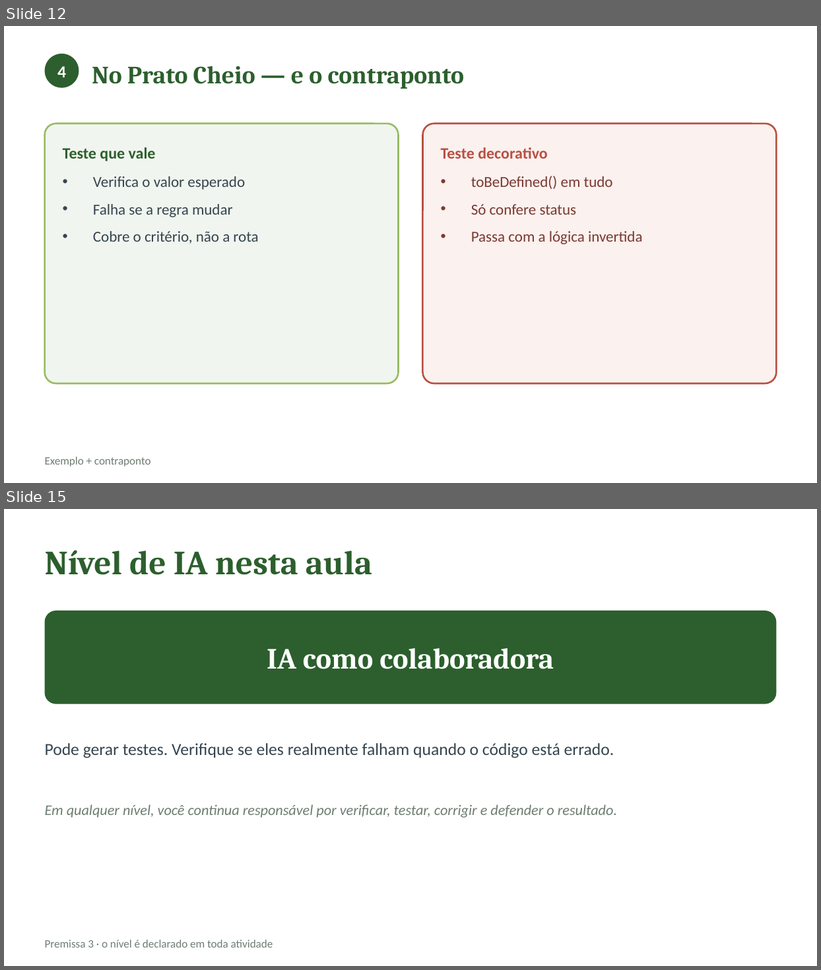
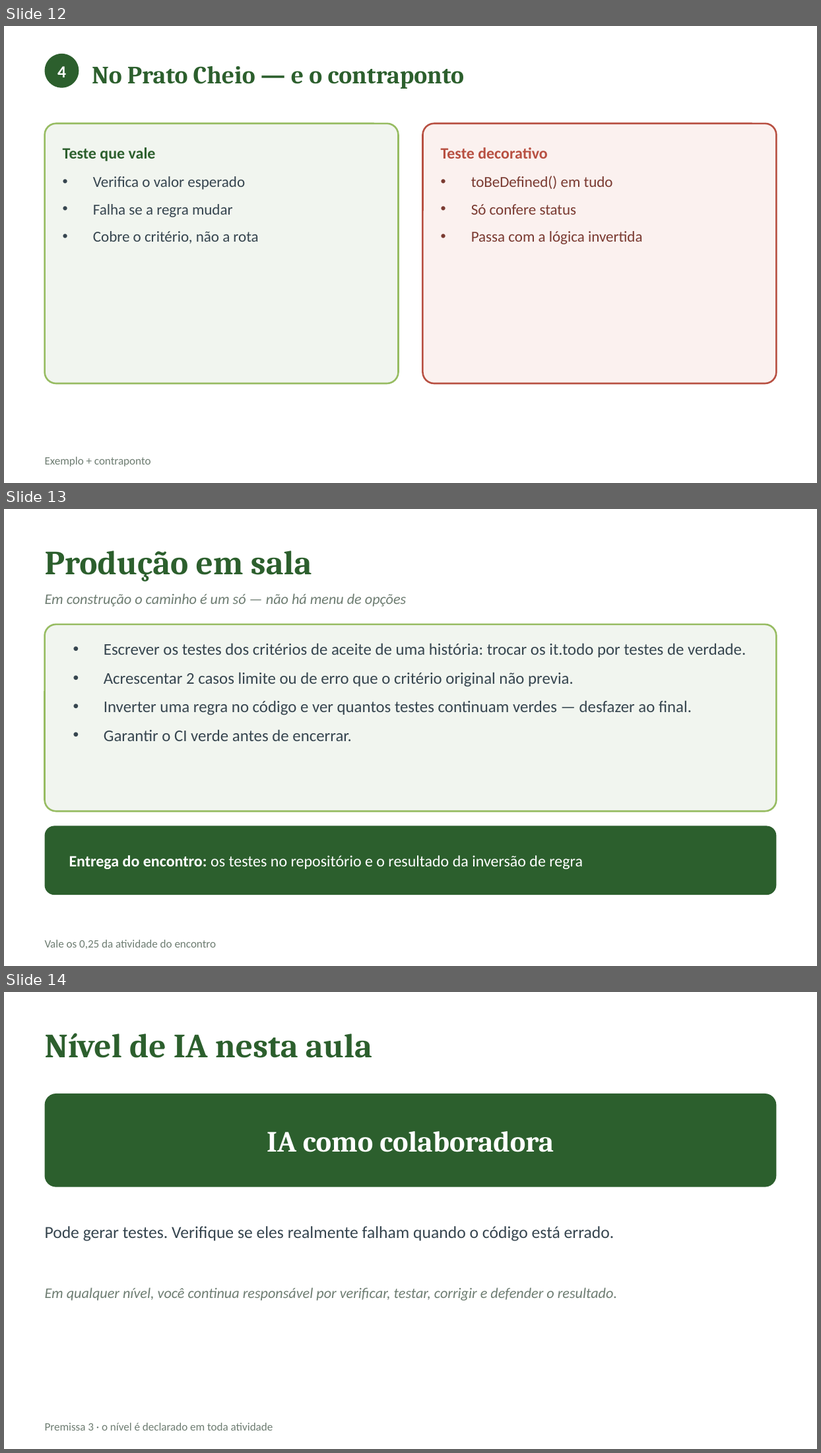
Before and after one commit to CatolicaSC-EngSoft/g1126-analise-projeto-desenvolvimento-agil-alunos, a slide deck: slides/aula-12-testes.pptx. Shown one above the other, each under a label of ours: slides 12 and 15 before the commit, slides 12, 13 and 14 after it; the slides between them are not shown. The pictures are 821x970 and 821x1453 pixels, drawn with LibreOffice and Linux fonts; fonts in the diff are those of the drawing. Boxes give left, top, right and bottom in pixels: in the first picture for what was removed or moved away, otherwise in the second. Text is boxed around its words. In the diff, an @@ line names an element or a change of style, - is before the commit and + after.

Commit message:
Unidade 3: produção em sala sem menu; modelos de docs do Trabalho 3

```diff
--- a/slides/aula-12-testes.pptx
+++ b/slides/aula-12-testes.pptx
@@ slide 13 added at (4, 509, 817, 966), background #FFFFFF @@
@@ text added at (45, 551, 312, 582), 30 pt, text #2C5F2D, bold @@
+Produção em sala
@@ text added at (45, 593, 406, 607), 13 pt, text #6E7D72, italic @@
+Em construção o caminho é um só — não há menu de opções
@@ rounded rectangle added at (45, 625, 776, 811), fill #F1F5EF, outline #97BC62 1.5 pt @@
@@ text added at (104, 643, 746, 741), 14.5 pt, text #36454F @@
+• Escrever os testes dos critérios de aceite de uma história: trocar os it.todo por testes de verdade.
+• Acrescentar 2 casos limite ou de erro que o critério original não previa.
+• Inverter uma regra no código e ver quantos testes continuam verdes — desfazer ao final.
+• Garantir o CI verde antes de encerrar.
@@ rounded rectangle added at (45, 826, 776, 895), fill #2C5F2D @@
@@ text added at (69, 855, 583, 869), 14 pt, text #FFFFFF @@
+Entrega do encontro: os testes no repositório e o resultado da inversão de regra
@@ text added at (45, 940, 217, 949), 10 pt, text #6E7D72 @@
+Vale os 0,25 da atividade do encontro
@@ what was slide 15 is now slide 14 @@
```
Also in this commit, not shown: 2 slides removed, 12 other files.
